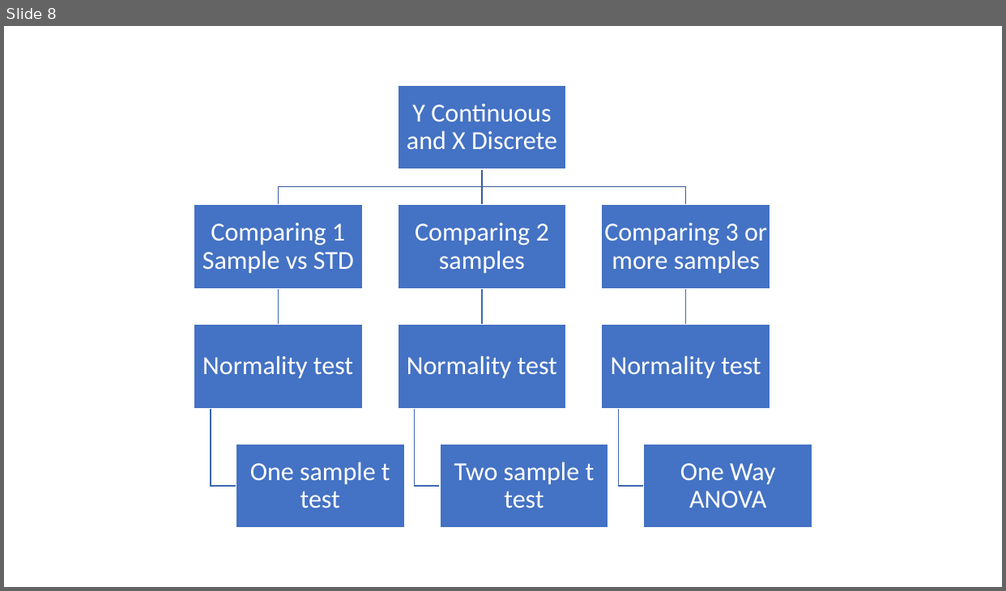
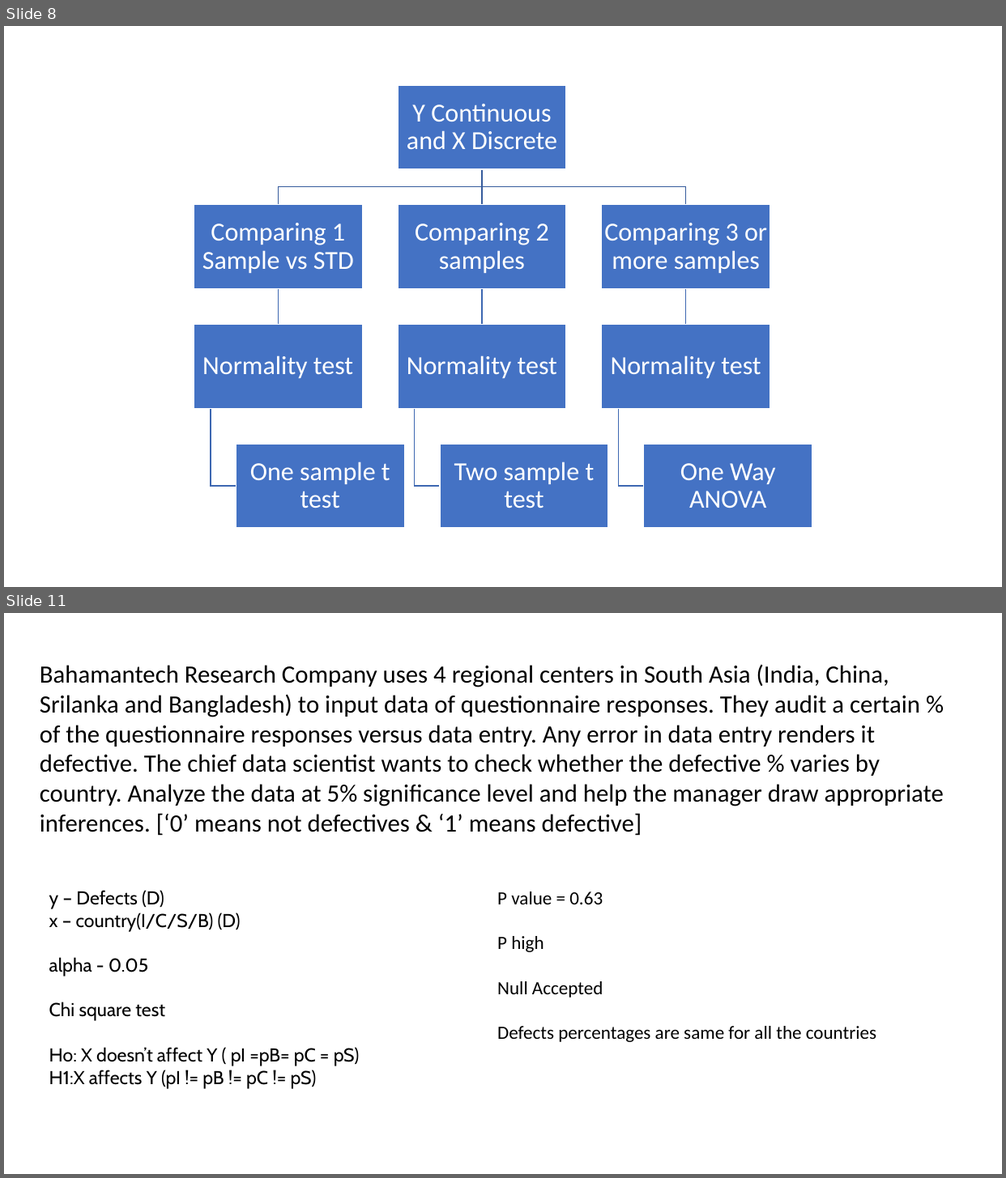
Before and after one commit to Rajeshprd/Decodr-batch-2-, a slide deck: Inferential Statistics.pptx. Shown one above the other, each under a label of ours: slide 8 before the commit, slides 8 and 11 after it; the slides between them are not shown. The pictures are 1006x591 and 1006x1178 pixels, drawn with LibreOffice and Linux fonts; fonts in the diff are those of the drawing. Boxes give left, top, right and bottom in pixels: in the first picture for what was removed or moved away, otherwise in the second. Text is boxed around its words. In the diff, an @@ line names an element or a change of style, - is before the commit and + after.

```diff
--- a/Inferential Statistics.pptx
+++ b/Inferential Statistics.pptx
@@ slide 11 added at [4, 613, 1002, 1174], background #FFFFFF @@
@@ text added at [40, 664, 944, 836], 24 pt, text #000000 @@
+Bahamantech Research Company uses 4 regional centers in South Asia (India, China, Srilanka and Bangladesh) to input data of questionnaire responses. They audit a certain % of the questionnaire responses versus data entry. Any error in data entry renders it defective. The chief data scientist wants to check whether the defective % varies by country. Analyze the data at 5% significance level and help the manager draw appropriate inferences. [‘0’ means not defectives & ‘1’ means defective]
@@ text added at [49, 890, 360, 1089], 18 pt, text #000000 @@
+y – Defects (D)
+x – country(I/C/S/B) (D)
+alpha - 0.05
+Chi square test
+Ho: X doesn’t affect Y ( pI =pB= pC = pS)
+H1:X affects Y (pI != pB != pC != pS)
@@ text added at [497, 892, 876, 1042], 18 pt, text #000000 @@
+P value = 0.63
+P high
+Null Accepted
+Defects percentages are same for all the countries
```
Also in this commit, not shown: 8 other slides added.
